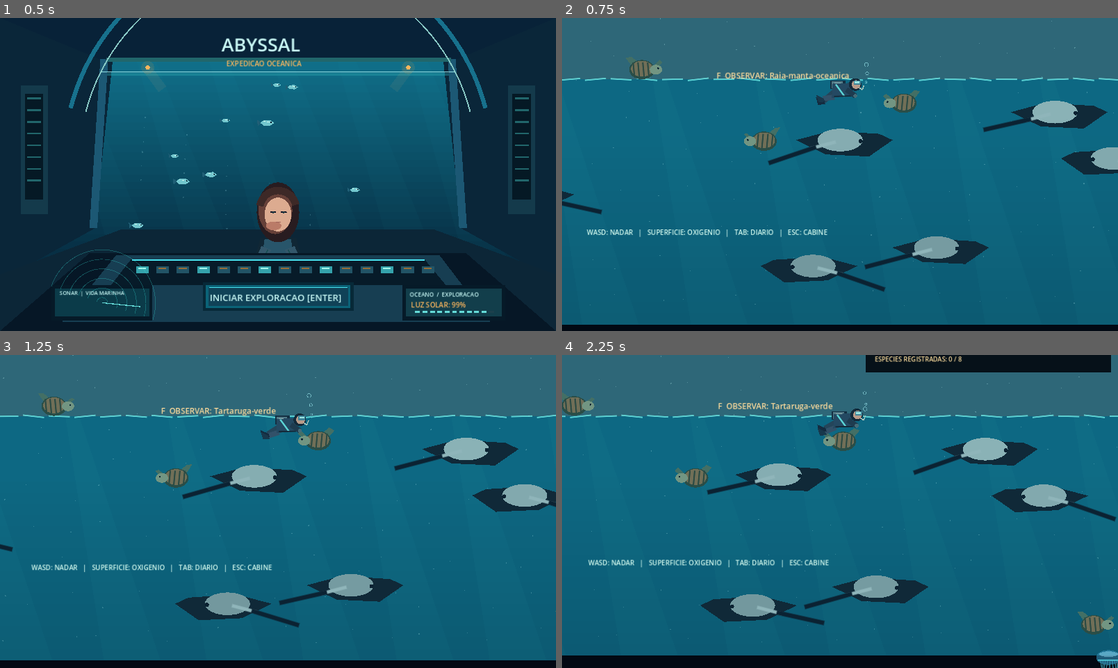
Above: before the commit, frames 1-4 (two rows, left to right).
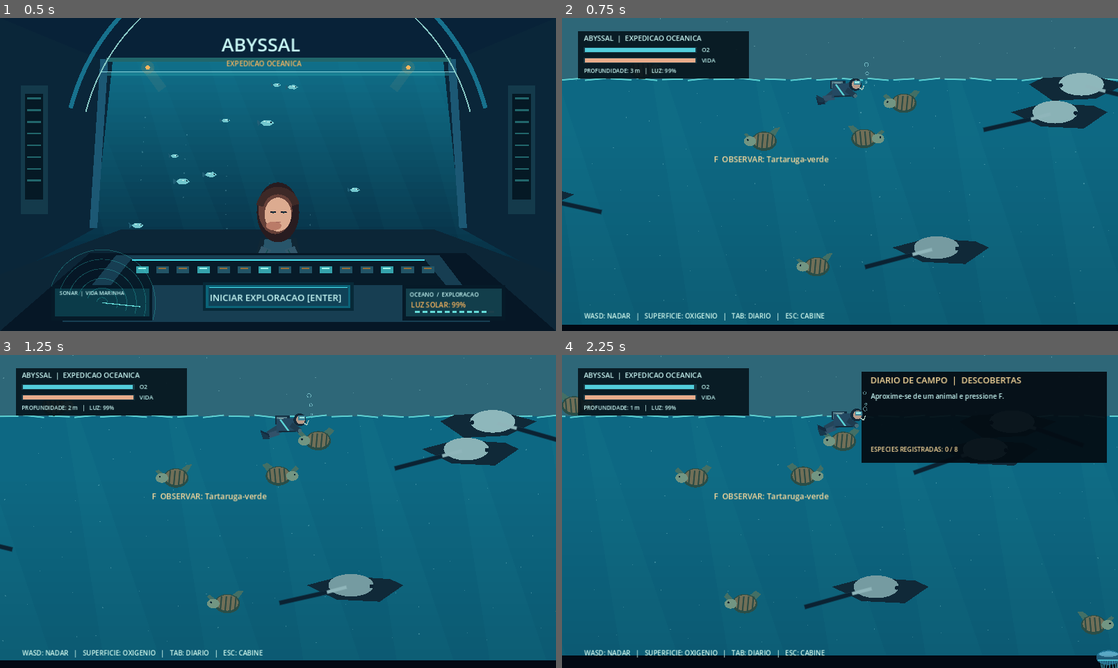
Above: after the commit, the same moments.

Repository: Esaneto/Abyssal
Game: Godot game, scene res://scenes/main.tscn
Two runs of this game, one before a commit and one after it. Both use one fixed random seed, a clock stepped at 60 frames per second and the inputs below.
Inputs (mouse positions are in pixels of both pictures, inside the frame that each line leads up to):
- Up to frame 1 (0.5 s): no input
- Up to frame 2 (0.75 s): tap Enter at 0.5, 0.6 s; move the mouse to (962, 158) at 0.52 s; hold D (move_right) from 0.53 s (still down); click (962, 158) at 0.67 s
- Up to frame 3 (1.25 s): keep holding D (move_right); tap Space at 0.77 s
- Up to frame 4 (2.25 s): release D (move_right) at 1.25 s; drag from (728, 527) to (812, 574) at 1.27 s; move the mouse to (895, 442) at 2.02 s; hold D (move_right) from 2.03 s (still down); tap Tab at 2.1 s

Frame 1 is identical in both runs. In frame 2, 9.9% of the frame differs, in the area x 2-100%, y 4-97%; in frame 3, 10%; in frame 4, 24%, in the area x 2-100%, y 0-97%.

Commit message:
fix(godot): anchor HUD to actual camera and reduce giant manta clustering

Diff:
--- a/godot-client/scripts/ocean_expedition.gd
+++ b/godot-client/scripts/ocean_expedition.gd
@@ -286,6 +286,9 @@
 				if pool.is_empty():
 					continue
 				var species: Dictionary = pool[rng.randi_range(0, pool.size() - 1)]
+				# Solitary oceanic giants should not cluster in schools.
+				if species["id"] == "manta" and (cx + cy * 3 + j) % 5 != 0:
+					species = pool[(rng.randi_range(0, pool.size() - 1) + 1) % pool.size()]
 				if species["id"] == "isopod":
 					base.y = _seafloor_y(base.x) - 35.0
 				var phase := time_s + float(seed_value + j) * 0.7
@@ -375,7 +378,7 @@
 
 func _draw_hud() -> void:
 	# Draw at the visible camera center so labels stay attached to the screen.
-	var p := diver.position
+	var p := camera.get_screen_center_position()
 	var x := p.x - 680.0
 	var y := p.y - 376.0
 	draw_rect(Rect2(x + 18, y + 14, 431, 119), Color(0.018, 0.069, 0.10, 0.88))
